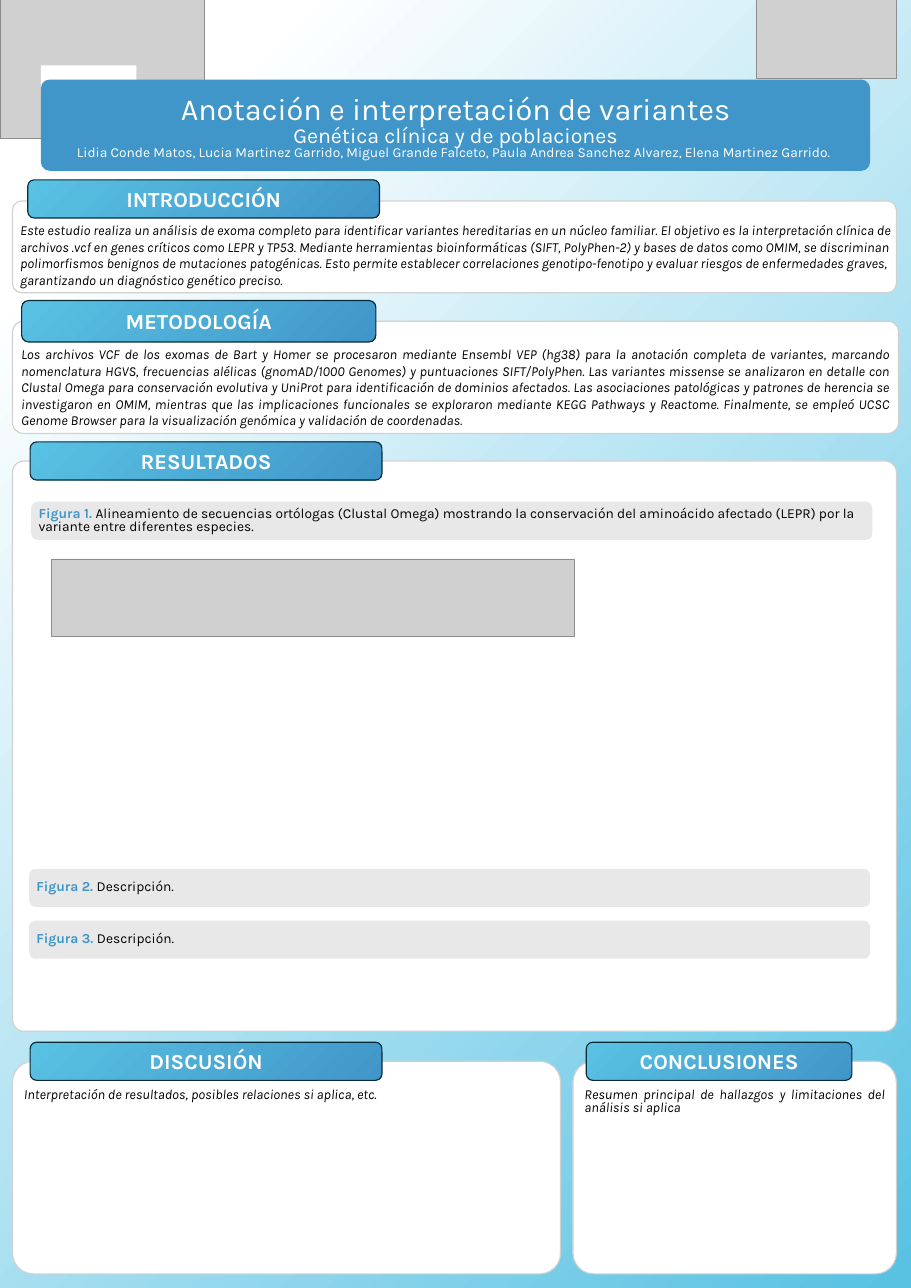
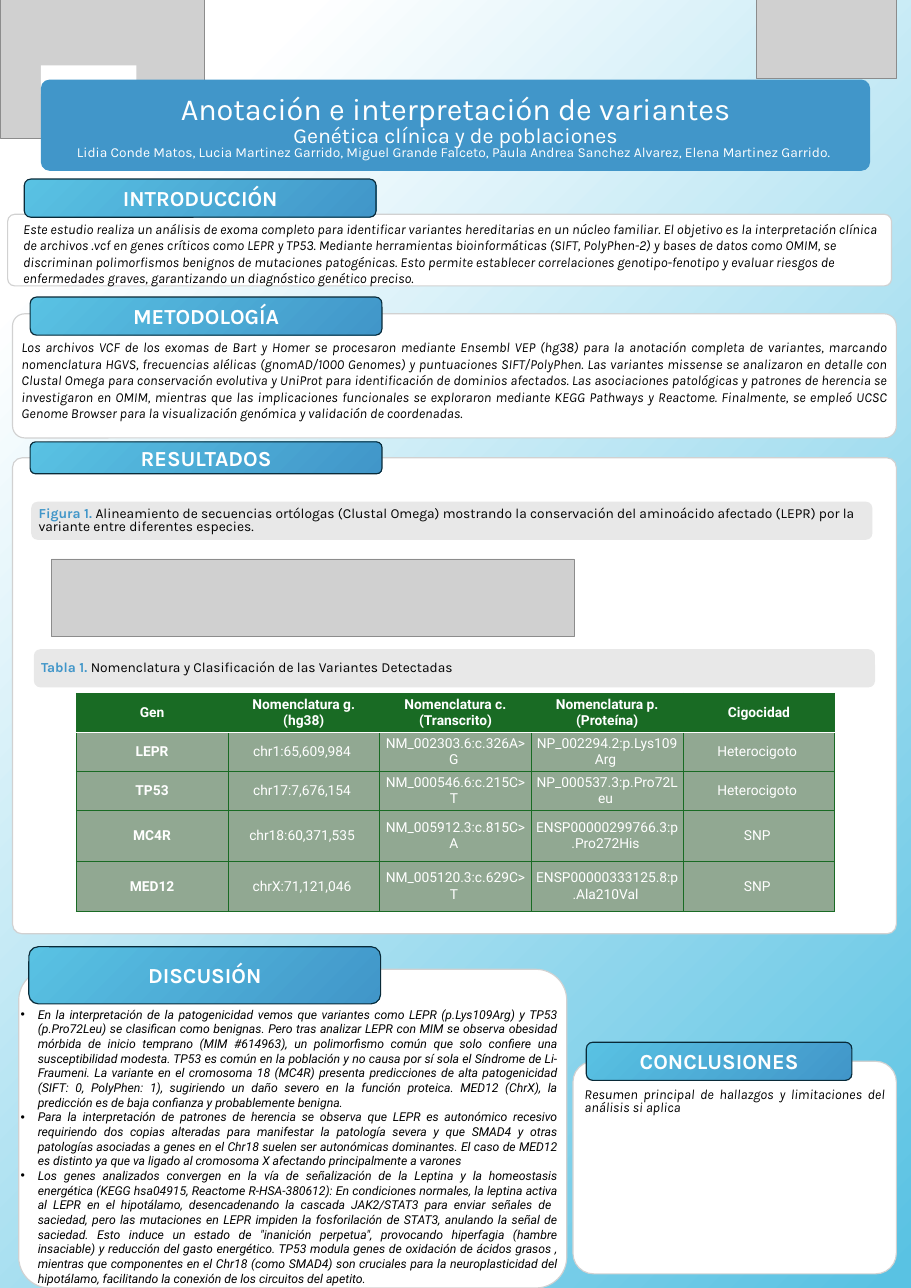
Before and after one commit to luciam99/Genetica-Actividad-3, a slide deck: slide 1 of Plantilla_poster_Bioinfo_4P_UNIR.pptx (slide 3 before the commit). Drawn at 911x1288 pixels with LibreOffice and Linux fonts; fonts in the diff are those of the drawing; grey boxes stand for pictures. Boxes give left, top, right and bottom in pixels: in the first picture for what was removed or moved away, otherwise in the second. Text is boxed around its words. In the diff, an @@ line names an element or a change of style, - is before the commit and + after.

```diff
--- a/Plantilla_poster_Bioinfo_4P_UNIR.pptx
+++ b/Plantilla_poster_Bioinfo_4P_UNIR.pptx
@@ rounded rectangle "INTRODUCCIÓN": place and size @@
-rounded rectangle "INTRODUCCIÓN" at [28, 180, 379, 218]
+rounded rectangle "INTRODUCCIÓN" at [24, 179, 376, 217]
@@ rounded rectangle: place and size @@
-rounded rectangle at [13, 201, 897, 293]
+rounded rectangle at [8, 214, 892, 286]
@@ text "Este estudio realiza un análisis ..." rewrapped from [20, 225, 891, 289] to [23, 224, 877, 287] @@
@@ rounded rectangle "METODOLOGÍA": place and size @@
-rounded rectangle "METODOLOGÍA" at [21, 301, 376, 342]
+rounded rectangle "METODOLOGÍA" at [30, 297, 382, 335]
@@ rounded rectangle "Los archivos VCF de los ...": place and size @@
-rounded rectangle "Los archivos VCF de los ..." at [13, 321, 899, 434]
+rounded rectangle "Los archivos VCF de los ..." at [13, 314, 897, 438]
@@ rounded rectangle "RESULTADOS": place and size @@
-rounded rectangle "RESULTADOS" at [30, 442, 382, 480]
+rounded rectangle "RESULTADOS" at [30, 442, 382, 474]
@@ rounded rectangle: place and size @@
-rounded rectangle at [13, 461, 897, 1032]
+rounded rectangle at [13, 458, 897, 934]
@@ rounded rectangle "Tabla 1. Nomenclatura y Clasificación ...": place and size @@
-rounded rectangle "Tabla 1. Nomenclatura y Clasificación ..." at [29, 869, 871, 907]
+rounded rectangle "Tabla 1. Nomenclatura y Clasificación ..." at [34, 650, 875, 688]
@@ text in rounded rectangle at [41, 661, 452, 676]: text changed @@
-Figura 2. Descripción.
+Tabla 1. Nomenclatura y Clasificación de las Variantes Detectadas
@@ table added at [76, 694, 834, 912], 5 rows, 5 columns @@
+Gen | Nomenclatura g. (hg38) | Nomenclatura c. (Transcrito) | Nomenclatura p. (Proteína) | Cigocidad
+LEPR | chr1:65,609,984 | NM_002303.6:c.326A>G | NP_002294.2:p.Lys109Arg | Heterocigoto
+TP53 | chr17:7,676,154 | NM_000546.6:c.215C>T | NP_000537.3:p.Pro72Leu | Heterocigoto
+MC4R | chr18:60,371,535 | NM_005912.3:c.815C>A | ENSP00000299766.3:p.Pro272His | SNP
+MED12 | chrX:71,121,046 | NM_005120.3:c.629C>T | ENSP00000333125.8:p.Ala210Val | SNP
@@ rounded rectangle removed at [29, 921, 871, 959] @@
-Figura 3. Descripción.
@@ rounded rectangle "DISCUSIÓN": place and size @@
-rounded rectangle "DISCUSIÓN" at [30, 1043, 382, 1081]
+rounded rectangle "DISCUSIÓN" at [29, 947, 380, 1005]
@@ rounded rectangle: place and size @@
-rounded rectangle at [13, 1062, 561, 1275]
+rounded rectangle at [19, 970, 567, 1288]
@@ text added at [38, 1009, 558, 1286], 16 pt, text #000000, italic @@
+• En la interpretación de la patogenicidad vemos que variantes como LEPR (p.Lys109Arg) y TP53 (p.Pro72Leu) se clasifican como benignas. Pero tras analizar LEPR con MIM se observa obesidad mórbida de inicio temprano (MIM #614963), un polimorfismo común que solo confiere una susceptibilidad modesta. TP53 es común en la población y no causa por sí sola el Síndrome de Li-Fraumeni. La variante en el cromosoma 18 (MC4R) presenta predicciones de alta patogenicidad (SIFT: 0, PolyPhen: 1), sugiriendo un daño severo en la función proteica. MED12 (ChrX), la predicción es de baja confianza y probablemente benigna.
+• Para la interpretación de patrones de herencia se observa que LEPR es autonómico recesivo requiriendo dos copias alteradas para manifestar la patología severa y que SMAD4 y otras patologías asociadas a genes en el Chr18 suelen ser autonómicas dominantes. El caso de MED12 es distinto ya que va ligado al cromosoma X afectando principalmente a varones
+• Los genes analizados convergen en la vía de señalización de la Leptina y la homeostasis energética (KEGG hsa04915, Reactome R-HSA-380612): En condiciones normales, la leptina activa al LEPR en el hipotálamo, desencadenando la cascada JAK2/STAT3 para enviar señales de saciedad, pero las mutaciones en LEPR impiden la fosforilación de STAT3, anulando la señal de saciedad. Esto induce un estado de "inanición perpetua", provocando hiperfagia (hambre insaciable) y reducción del gasto energético. TP53 modula genes de oxidación de ácidos grasos , mientras que componentes en el Chr18 (como SMAD4) son cruciales para la neuroplasticidad del hipotálamo, facilitando la conexión de los circuitos del apetito.
@@ text in rounded rectangle at [24, 1089, 377, 1103]: text removed @@
-Interpretación de resultados, posibles relaciones si aplica, etc.
```
Also in this commit, not shown: 1 slide added, 3 slides removed.
